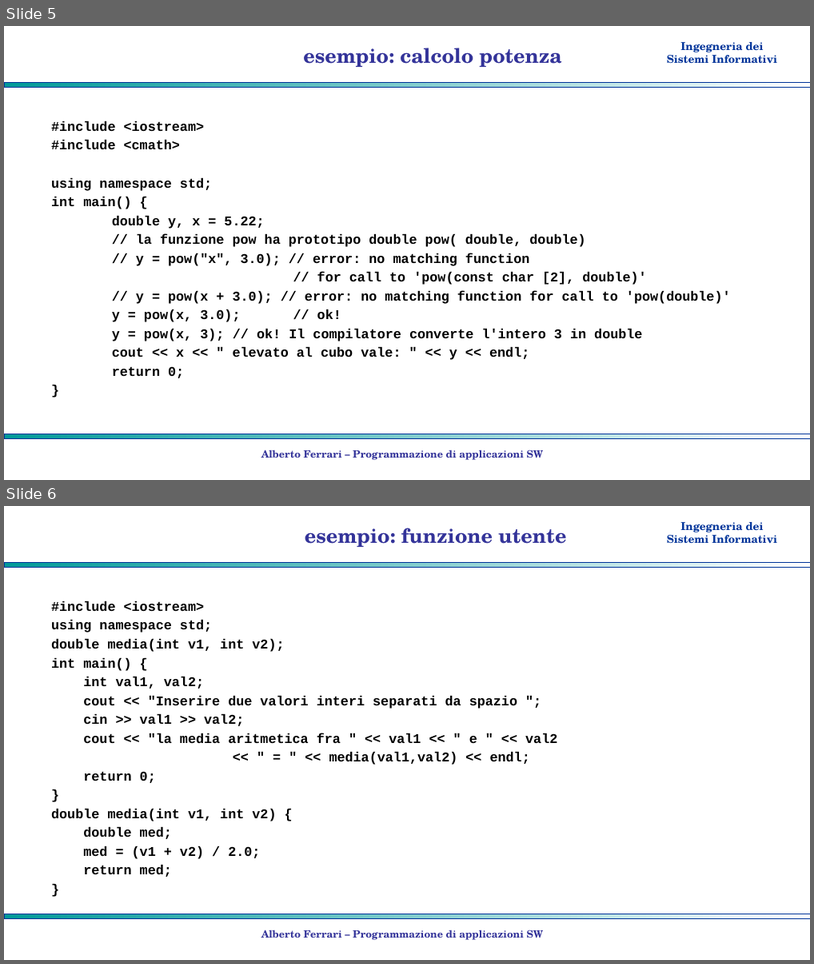
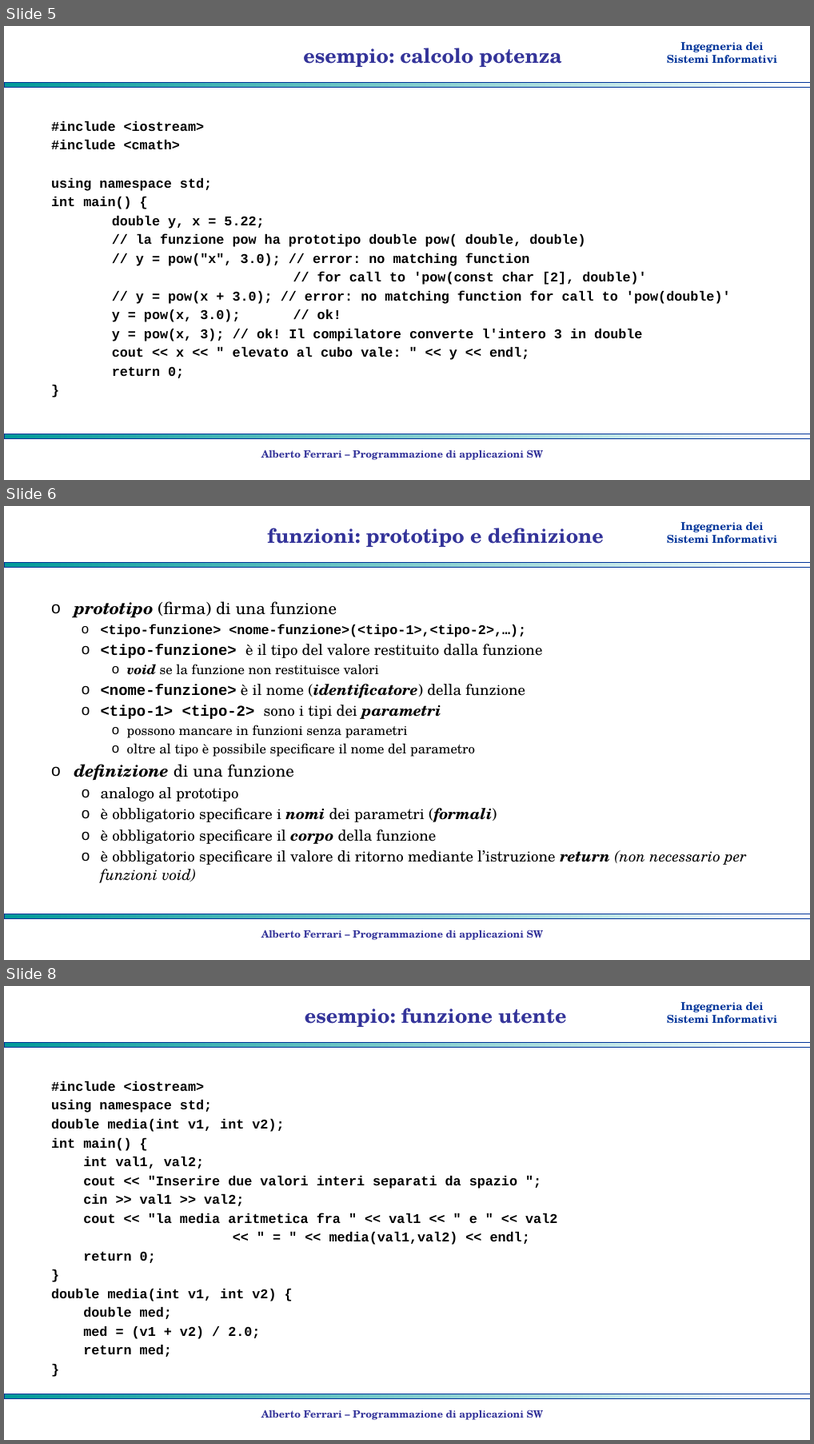
Before and after one commit to albertoferrari/pasw, a slide deck: lezioni/PASW03d - C++ funzioni.pptx. Shown one above the other, each under a label of ours: slides 5 and 6 before the commit, slides 5, 6 and 8 after it; the slides between them are not shown. The pictures are 814x964 and 814x1444 pixels, drawn with LibreOffice and Linux fonts; fonts in the diff are those of the drawing; background and template pictures are left out. Boxes give left, top, right and bottom in pixels: in the first picture for what was removed or moved away, otherwise in the second. Text is boxed around its words. In the diff, an @@ line names an element or a change of style, - is before the commit and + after.

```diff
--- a/lezioni/PASW03d - C++ funzioni.pptx
+++ b/lezioni/PASW03d - C++ funzioni.pptx
@@ slide 6 added at <box>4,506,810,960</box>, background #FFFFFF; not listed: 3 template elements that a slide beside it also shows @@
@@ title added at <box>267,528,604,547</box>, 24 pt, text #333399, bold @@
+funzioni: prototipo e definizione
@@ text added at <box>74,601,747,883</box>, 18 pt, text #000000 @@
+o prototipo (firma) di una funzione
+  o <tipo-funzione> <nome-funzione>(<tipo-1>,<tipo-2>,…);
+  o <tipo-funzione> è il tipo del valore restituito dalla funzione
+    o void se la funzione non restituisce valori
+  o <nome-funzione> è il nome (identificatore) della funzione
+  o <tipo-1> <tipo-2> sono i tipi dei parametri
+    o possono mancare in funzioni senza parametri
+    o oltre al tipo è possibile specificare il nome del parametro
+o definizione di una funzione
+  o analogo al prototipo
+  o è obbligatorio specificare i nomi dei parametri (formali)
+  o è obbligatorio specificare il corpo della funzione
+  o è obbligatorio specificare il valore di ritorno mediante l’istruzione return (non necessario per funzioni void)
@@ text added at <box>262,929,544,940</box>, 12 pt, text #333399, bold @@
+Alberto Ferrari – Programmazione di applicazioni SW
@@ what was slide 6 is now slide 8 @@
```
Also in this commit, not shown: 2 slides changed, 2 other slides added, 1 other file.
